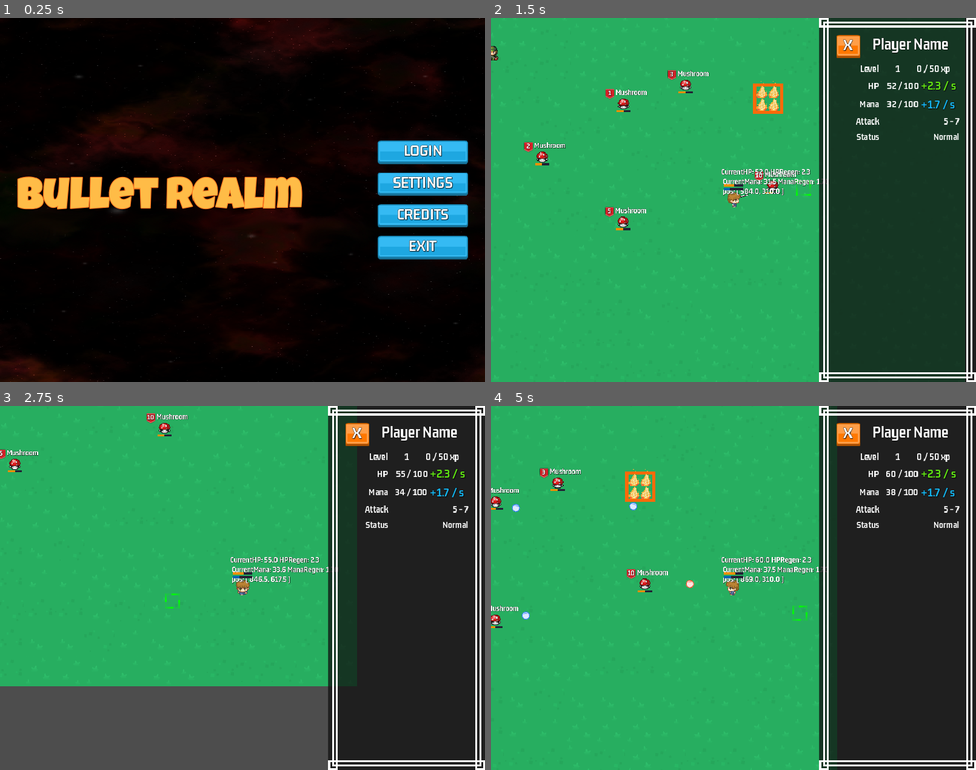
Above: before the commit, frames 1-4 (two rows, left to right).
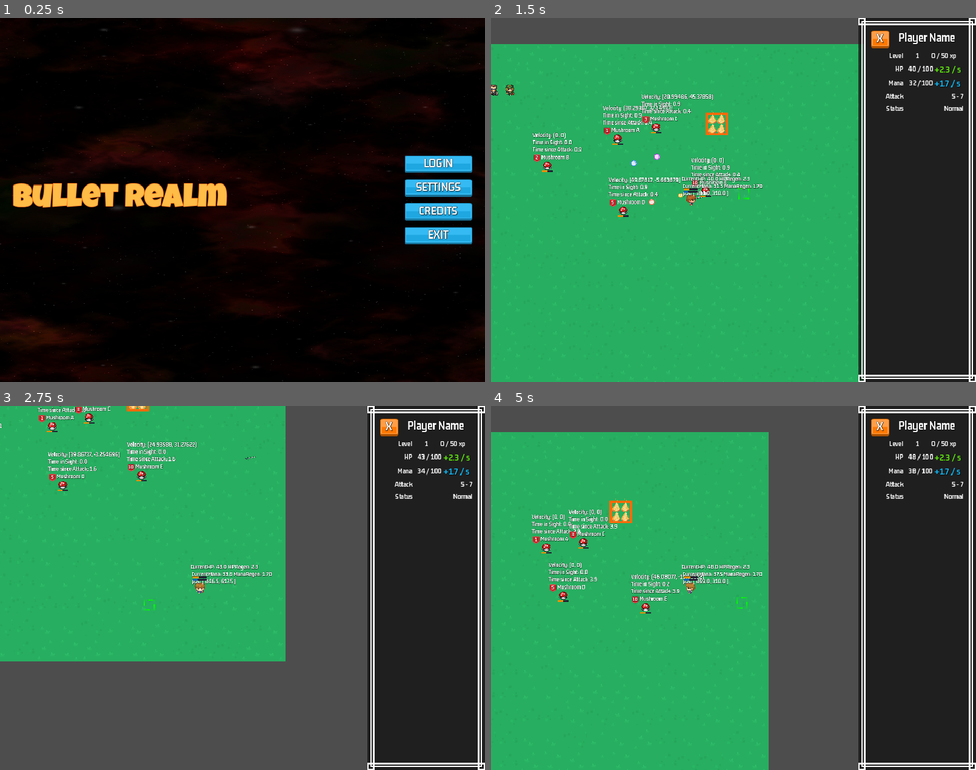
Above: after the commit, the same moments.

Repository: HelloImKevo/GodotGames
Game: Godot game, scene res://main_login/main_login.tscn
Two runs of this game, one before a commit and one after it. Both use one fixed random seed, a clock stepped at 60 frames per second and the inputs below.
Inputs (mouse positions are in pixels of both pictures, inside the frame that each line leads up to):
- Up to frame 1 (0.25 s): no input
- Up to frame 2 (1.5 s): click "LOGIN" at 0.5 s; move the mouse to (840, 181) at 1.27 s; hold D (move_right) from 1.28 s (still down); click (840, 181) at 1.42 s
- Up to frame 3 (2.75 s): move the mouse to (145, 606) at 2.02 s; release D (move_right) at 2.03 s; hold S (move_down) from 2.03 s (still down)
- Up to frame 4 (5 s): move the mouse to (782, 507) at 2.77 s; release S (move_down) at 2.78 s; hold D (move_right) 2.78-3.53 s; move the mouse to (709, 660) at 3.52 s; hold W (move_up) 3.53-4.28 s; click (709, 660) at 3.67 s; move the mouse to (879, 642) at 4.27 s; hold A (move_left) from 4.28 s (still down)

The runs differ from the first frame. In frame 1, 14% of the frame differs, in the area x 0-100%, y 0-100%; in frame 2, 22%; in frame 3, 25%; in frame 4, 30%.

Commit message:
[Bullet] Mushroom enemies will now chase the Player using NavigationAgent2D pathfinder

Diff:
--- a/BulletRealm/core/attributes.gd
+++ b/BulletRealm/core/attributes.gd
@@ -147,6 +147,12 @@
 	return _stats[key]
 
 
+func set_attack_power(min_ap: float, max_ap: float) -> void:
+	assert(min_ap <= max_ap)
+	_set_stat(RAW_ATTACK_MIN, min_ap)
+	_set_stat(RAW_ATTACK_MAX, max_ap)
+
+
 func update_stat(key: String, amount) -> void:
 	var new_amount = _stats[key] + amount
 
--- a/BulletRealm/enemies/enemy.gd
+++ b/BulletRealm/enemies/enemy.gd
@@ -4,42 +4,60 @@
 
 ## What level is this enemy? Determines [Attributes] values.
 @export var level: int = 10
+@export var unit_name: String = "Mushroom"
+@export var min_attack: float = 10.0
+@export var max_attack: float = 12.0
+@export var movement_speed: float = 50.0
+@export var sight_distance: float = 250.0
 
 const BULLET = preload("res://attacks/enemy_bullet.tscn")
+## The closest this enemy will get to a player before disabling navigation.
+const CLOSEST_DISTANCE: float = 60.0
+
+#region -- On Ready Node Vars --
 
 @onready var attrs: Attributes = $Attributes
 
 @onready var player_detect = $PlayerDetect
 @onready var ray_cast = $PlayerDetect/RayCast
+@onready var nav_agent: NavigationAgent2D = $NavAgent
 
 @onready var animation = $Animation
 @onready var unit_label = $UnitLabel
 @onready var health_bar = $HealthBar
+@onready var debug_label: Label = $DebugLabel
 @onready var floating_numbers: FloatingNumbers = $FloatingNumbers
 
 @onready var sound = $Sound
 
 @onready var shoot_timer = $ShootTimer
 
+#endregion -- On Ready Node Vars --
+
 var _time_since_last_attack: float
+var _time_player_has_been_in_sight: float
+var _time_since_player_was_last_seen: float
 var _default_sight_distance: float
 var _dying: bool = false
+var _can_attack: bool = true
 
 
 func _to_string() -> String:
-	return "Enemy"
+	return "Enemy: %s" % unit_name
 
 
 func _ready():
 	set_physics_process(false)
-	_default_sight_distance = ray_cast.target_position.y
-
+
+	# Set raycast sight distance.
+	ray_cast.target_position.y = sight_distance
 	attrs.init_level(level, 0, 0, 0)
 	attrs.init_core_resources(50.0, 50.0, 40.0, 40.0)
 
+	attrs.set_attack_power(min_attack, max_attack)
 	attrs.update_stat(Attributes.HP_REGEN, 1.0)
 
-	unit_label.set_name_and_level("Mushroom", attrs.level())
+	unit_label.set_name_and_level(unit_name, attrs.level())
 
 	_start_attack_timer()
 
@@ -56,21 +74,27 @@
 	shoot_timer.start()
 
 
-func _process(delta):
+func _physics_process(delta):
 	if attrs.is_dead():
 		start_death()
-	# This is for testing purposes only and will be removed.
-	position.y += 6.0 * delta
-	_time_since_last_attack += delta
-
-
-func _physics_process(_delta):
+		return
+
+	_update_delta_refs(delta)
 	_raycast_to_player()
+	_determine_movement_destination(delta)
+	_move_towards_destination(delta)
 	_update_resource_bars()
+	_update_debug_label()
+	_attack_if_possible()
 
 
 func _update_resource_bars() -> void:
 	health_bar.set_amount(attrs.current_hp())
+
+
+func _update_debug_label() -> void:
+	debug_label.text = "Velocity: %s\nTime in Sight: %.1f\nTime since Attack: %.1f" % [
+			velocity, _time_player_has_been_in_sight, _time_since_last_attack]
 
 
 func _get_nearest_player() -> Player:
@@ -83,6 +107,66 @@
 	# Note: A raycast might be more expensive than simply calculating the distance,
 	# but we probably want to consider Line of Sight mechanics too.
 	player_detect.look_at(_get_nearest_player().global_position)
+
+
+func _update_delta_refs(delta) -> void:
+	_time_since_last_attack += delta
+	# TODO: Check to make sure it is colliding with a **player**, rather than obstacle.
+	if ray_cast.is_colliding():
+		_time_player_has_been_in_sight += delta
+		_time_since_player_was_last_seen = 0.0
+	else:
+		_time_since_player_was_last_seen += delta
+		_time_player_has_been_in_sight = 0.0
+
+
+func _determine_movement_destination(delta) -> void:
+	if ray_cast.is_colliding():
+		var player: Player = _get_nearest_player()
+
+		## TODO: Need state management - resetting target_position too
+		## often is bad for performance and causes sticky actors
+		if global_position.distance_to(player.global_position) <= CLOSEST_DISTANCE:
+			# TODO: Make the enemy back off in the reverse direction a little bit,
+			# to prevent enemies from getting "stuck" to a player during physics processing.
+			# Immediately consider target reached, so this enemy stops moving.
+			nav_agent.target_position = self.global_position
+		else:
+			# TODO: Need state management - resetting target_position too
+			# often is bad for performance and causes sticky actors
+			if nav_agent.navigation_finished:
+				nav_agent.target_position = player.global_position
+	else:
+		# TODO: Make the unit continue moving towards the player?
+		# TODO: Make the unit "wander" aimlessly, using waypoints?.
+		pass
+
+
+func _move_towards_destination(delta) -> void:
+	if nav_agent.is_navigation_finished():
+		velocity = Vector2.ZERO
+	else:
+		var new_velocity: Vector2
+		var next_path_position: Vector2 = nav_agent.get_next_path_position()
+
+		if ray_cast.is_colliding():
+			# Chase the player.
+			new_velocity = global_position.direction_to(next_path_position) * movement_speed
+			velocity = new_velocity
+		else:
+			# Slow down the chase a little bit.
+			new_velocity = global_position.direction_to(next_path_position) * (movement_speed * 0.8)
+
+			if _time_since_player_was_last_seen > 2.0:
+				# Start rapid deceleration.
+				new_velocity = velocity.lerp(velocity * 0.95, 0.95)
+				# If we've slowed down to a very small number, come to a full stop.
+				if abs(new_velocity) < Vector2(5, 5):
+					new_velocity = Vector2.ZERO
+
+		velocity = new_velocity
+
+	move_and_slide()
 
 
 ## Reminder: Bullets are [Area2D] instances, rather than "Bodies", so we must
@@ -116,12 +200,21 @@
 		queue_free()
 
 
+func _attack_if_possible() -> void:
+	if not _can_attack:
+		return
+
+	if ray_cast.is_colliding() and _time_player_has_been_in_sight > 0.5:
+		_shoot_bullet()
+
+
 func _on_shoot_timer_timeout():
-	_shoot_bullet()
+	_can_attack = true
 
 
 # TODO: Play a fast animation to telegraph incoming attack.
 func _shoot_bullet() -> void:
+	_can_attack = false
 	_time_since_last_attack = 0.0
 	var bullet: EnemyBullet = BULLET.instantiate()
 	var target_pos = _get_nearest_player().global_position
--- a/BulletRealm/enemies/enemy.tscn
+++ b/BulletRealm/enemies/enemy.tscn
@@ -91,6 +91,8 @@
 rotation = -1.5708
 target_position = Vector2(2.08165e-12, 120)
 
+[node name="NavAgent" type="NavigationAgent2D" parent="."]
+
 [node name="Animation" type="AnimationPlayer" parent="."]
 libraries = {
 "": SubResource("AnimationLibrary_xpwuo")
@@ -98,12 +100,11 @@
 autoplay = "idle"
 
 [node name="DebugLabel" type="Label" parent="."]
-visible = false
-offset_left = -48.0
-offset_top = -74.0
-offset_right = 108.0
-offset_bottom = -36.0
-scale = Vector2(0.6, 0.6)
+offset_left = -41.0
+offset_top = -95.0
+offset_right = 115.0
+offset_bottom = -57.0
+scale = Vector2(0.5, 0.5)
 text = "Debug Label"
 label_settings = ExtResource("4_2d3ib")
 
--- a/BulletRealm/player/player.tscn
+++ b/BulletRealm/player/player.tscn
@@ -154,6 +154,7 @@
 debug_color = Color(0.847059, 0.364706, 0.223529, 0.419608)
 
 [node name="Camera2D" type="Camera2D" parent="."]
+offset = Vector2(120, 2.08165e-12)
 limit_smoothed = true
 
 [node name="Animation" type="AnimationPlayer" parent="."]
--- a/BulletRealm/project.godot
+++ b/BulletRealm/project.godot
@@ -30,7 +30,7 @@
 window/size/viewport_width=2048
 window/size/viewport_height=1536
 window/stretch/mode="canvas_items"
-window/stretch/scale=2.0
+window/stretch/scale=1.5
 window/dpi/allow_hidpi=false
 
 [input]
--- a/BulletRealm/test_level/test_level.tscn
+++ b/BulletRealm/test_level/test_level.tscn
@@ -21,6 +21,48 @@
 6:0/0 = 0
 7:0/0 = 0
 
+[sub_resource type="NavigationPolygon" id="NavigationPolygon_sb7hg"]
+vertices = PackedVector2Array(32, 32, -32, 32, -32, -32, 32, -32)
+polygons = Array[PackedInt32Array]([PackedInt32Array(0, 1, 2, 3)])
+outlines = Array[PackedVector2Array]([PackedVector2Array(-32, -32, 32, -32, 32, 32, -32, 32)])
+source_geometry_group_name = &"navigation_polygon_source_group"
+agent_radius = 0.0
+
+[sub_resource type="NavigationPolygon" id="NavigationPolygon_hosv3"]
+vertices = PackedVector2Array(32, 32, -32, 32, -32, -32, 32, -32)
+polygons = Array[PackedInt32Array]([PackedInt32Array(0, 1, 2, 3)])
+outlines = Array[PackedVector2Array]([PackedVector2Array(-32, -32, 32, -32, 32, 32, -32, 32)])
+source_geometry_group_name = &"navigation_polygon_source_group"
+agent_radius = 0.0
+
+[sub_resource type="NavigationPolygon" id="NavigationPolygon_ip4n6"]
+vertices = PackedVector2Array(32, 32, -32, 32, -32, -32, 32, -32)
+polygons = Array[PackedInt32Array]([PackedInt32Array(0, 1, 2, 3)])
+outlines = Array[PackedVector2Array]([PackedVector2Array(-32, -32, 32, -32, 32, 32, -32, 32)])
+source_geometry_group_name = &"navigation_polygon_source_group"
+agent_radius = 0.0
+
+[sub_resource type="NavigationPolygon" id="NavigationPolygon_8f2q5"]
+vertices = PackedVector2Array(32, 32, -32, 32, -32, -32, 32, -32)
+polygons = Array[PackedInt32Array]([PackedInt32Array(0, 1, 2, 3)])
+outlines = Array[PackedVector2Array]([PackedVector2Array(-32, -32, 32, -32, 32, 32, -32, 32)])
+source_geometry_group_name = &"navigation_polygon_source_group"
+agent_radius = 0.0
+
+[sub_resource type="NavigationPolygon" id="NavigationPolygon_nfes8"]
+vertices = PackedVector2Array(32, 32, -32, 32, -32, -32, 32, -32)
+polygons = Array[PackedInt32Array]([PackedInt32Array(0, 1, 2, 3)])
+outlines = Array[PackedVector2Array]([PackedVector2Array(-32, -32, 32, -32, 32, 32, -32, 32)])
+source_geometry_group_name = &"navigation_polygon_source_group"
+agent_radius = 0.0
+
+[sub_resource type="NavigationPolygon" id="NavigationPolygon_beym2"]
+vertices = PackedVector2Array(32, 32, -32, 32, -32, -32, 32, -32)
+polygons = Array[PackedInt32Array]([PackedInt32Array(0, 1, 2, 3)])
+outlines = Array[PackedVector2Array]([PackedVector2Array(-32, -32, 32, -32, 32, 32, -32, 32)])
+source_geometry_group_name = &"navigation_polygon_source_group"
+agent_radius = 0.0
+
 [sub_resource type="TileSetAtlasSource" id="TileSetAtlasSource_4b44y"]
 resource_name = "grass.png"
 texture = ExtResource("1_5wok2")
@@ -28,14 +70,21 @@
 separation = Vector2i(4, 0)
 texture_region_size = Vector2i(64, 64)
 0:0/0 = 0
+0:0/0/navigation_layer_0/polygon = SubResource("NavigationPolygon_sb7hg")
 1:0/0 = 0
+1:0/0/navigation_layer_0/polygon = SubResource("NavigationPolygon_hosv3")
 2:0/0 = 0
+2:0/0/navigation_layer_0/polygon = SubResource("NavigationPolygon_ip4n6")
 3:0/0 = 0
+3:0/0/navigation_layer_0/polygon = SubResource("NavigationPolygon_8f2q5")
 4:0/0 = 0
+4:0/0/navigation_layer_0/polygon = SubResource("NavigationPolygon_nfes8")
 5:0/0 = 0
+5:0/0/navigation_layer_0/polygon = SubResource("NavigationPolygon_beym2")
 
 [sub_resource type="TileSet" id="TileSet_yn2dt"]
 tile_size = Vector2i(64, 64)
+navigation_layer_0/layers = 1
 sources/1 = SubResource("TileSetAtlasSource_4b44y")
 sources/0 = SubResource("TileSetAtlasSource_bmqro")
 
@@ -49,6 +98,8 @@
 layer_0/tile_data = PackedInt32Array(-65538, 262145, 0, -2, 65537, 0, 65534, 327681, 0, 131070, 131073, 0, 196606, 1310 …(4916 unchanged characters)…
 layer_1/name = "misc"
 layer_1/tile_data = PackedInt32Array(65546, 65536, 0)
+layer_2/name = "navigation"
+layer_2/tile_data = PackedInt32Array()
 
 [node name="Player" parent="." instance=ExtResource("2_pgs6y")]
 position = Vector2(509, 310)
@@ -84,21 +135,26 @@
 [node name="Enemy" parent="Enemies" instance=ExtResource("6_1blkm")]
 position = Vector2(367, 101)
 level = 1
+unit_name = "Mushroom A"
 
 [node name="Enemy4" parent="Enemies" instance=ExtResource("6_1blkm")]
 position = Vector2(195, 213)
 level = 2
+unit_name = "Mushroom B"
 
 [node name="Enemy5" parent="Enemies" instance=ExtResource("6_1blkm")]
 position = Vector2(498, 61)
 level = 3
+unit_name = "Mushroom C"
 
 [node name="Enemy2" parent="Enemies" instance=ExtResource("6_1blkm")]
 position = Vector2(366, 350)
 level = 5
+unit_name = "Mushroom D"
 
 [node name="Enemy3" parent="Enemies" instance=ExtResource("6_1blkm")]
 position = Vector2(682, 274)
+unit_name = "Mushroom E"
 
 [node name="Projectiles" type="Node" parent="."]
 
Not shown: 1 places in BulletRealm/test_level/test_level.tscn that only renumber resources
